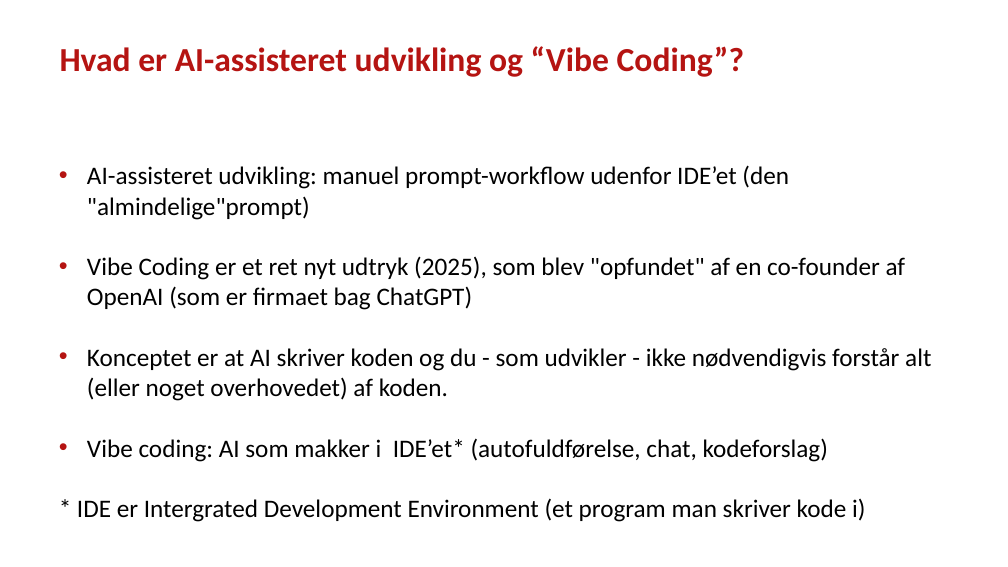
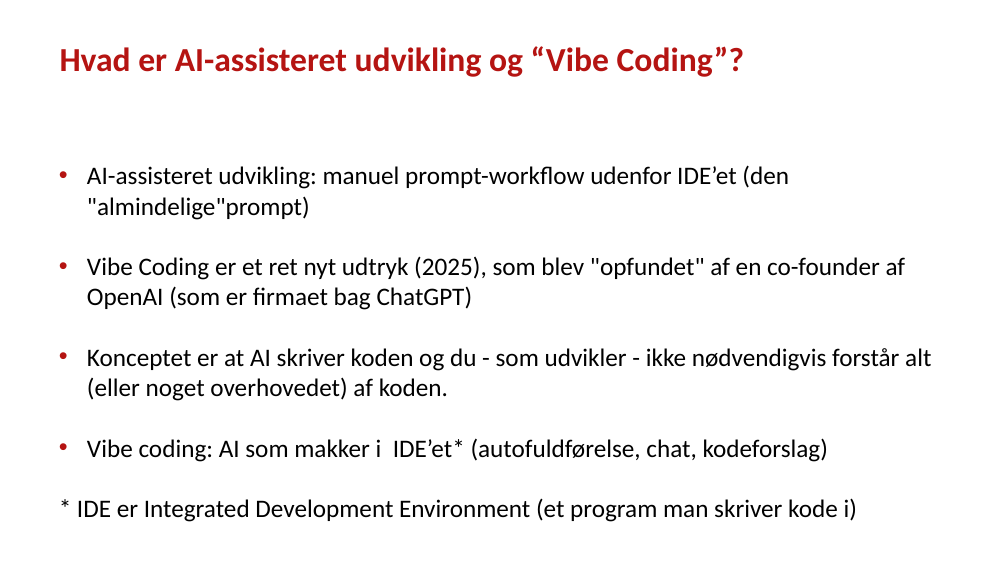
Before and after one commit to steenhulthin/DEK26_Vibe-coding-AI-assisteret-udvikling-og-ArcGIS, a slide deck: slide 7 of Vibe coding og AI-assisteret udvikling af geodata-dashboards - Steen Hulthin Rasmussen - SSI - 14.11.2025.pptx. Drawn at 1008x567 pixels with LibreOffice and Linux fonts; fonts in the diff are those of the drawing; background and template pictures are left out. Boxes give left, top, right and bottom in pixels: in the first picture for what was removed or moved away, otherwise in the second. Text is boxed around its words. In the diff, an @@ line names an element or a change of style, - is before the commit and + after.

```diff
--- a/Vibe coding og AI-assisteret udvikling af geodata-dashboards - Steen Hulthin Rasmussen - SSI - 14.11.2025.pptx
+++ b/Vibe coding og AI-assisteret udvikling af geodata-dashboards - Steen Hulthin Rasmussen - SSI - 14.11.2025.pptx
@@ text at [77,498,857,522]: text changed @@
-* IDE er Intergrated Development Environment (et program man skriver kode i)
+* IDE er Integrated Development Environment (et program man skriver kode i)
```
Also in this commit, not shown: 9 other slides changed.
